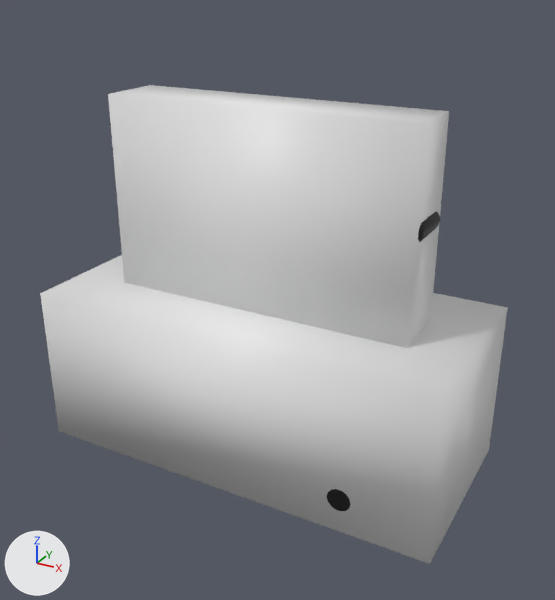
What one commit did to the glTF model assets/models/bascula.glb.
Camera for both pictures: a camera (50 mm lens) standing at (0.554, -0.98, 0.758) and looking at (0.024, -0.015, 0.276). The axes (+X, +Y, +Z) are drawn at lower left. The lights are the same throughout. The first picture is the older version. Where no turn or scale is listed for an object, it has been applied to the vertices. Vertices at exactly the same position are counted once.

In view in the first picture: 'bascula_base-colcaja', 'bascula_esfera-colcaja', 'cuerpo'.
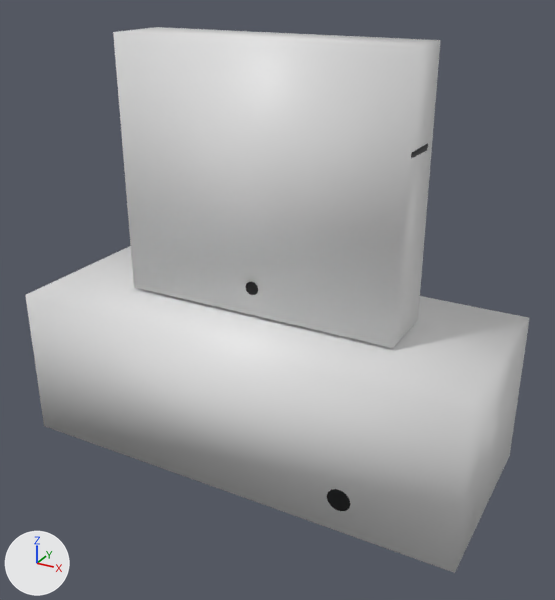
What differs and where, as boxes [x1, y1, x2, y2] in the pictures (555 x 600 px):
'bascula_base-colcaja', rescaled (8% wider)
    before: [40, 255, 508, 564]
    after: [25, 246, 530, 573]
'bascula_esfera-colcaja', moved, rescaled
    before: [108, 85, 449, 348]
    after: [113, 27, 441, 348]
'cuerpo', reshaped (mostly hidden)
    before: [327, 211, 441, 511]
    after: [327, 143, 428, 511]
'aguja', moved (not visible before)
    after: [246, 282, 258, 295]
part 3 of me_cuerpo, rebuilt (mostly hidden afterwards)
    before: [418, 211, 441, 242]
    after: [411, 143, 428, 159]

The change, as a list of edits to the scene's bpy script:
```text
Change me_bascula_base_colcaja:
    used by ob_bascula_base_colcaja; location = (0.0, 0.0, 0.0)
    remove me_bascula_base_colcaja.from_pydata(...)  # 8 vertices, 12 faces; spans x -0.34..0.34, y -0.155..0.155, z 0.0..0.265
    add me_bascula_base_colcaja.from_pydata(...)  # 8 vertices, 12 faces; spans x -0.375..0.375, y -0.155..0.155, z 0.0..0.255
    me_bascula_base_colcaja part 1: the whole mesh is scaled about the mesh origin by (1.1, 1, 0.962)
Change me_bascula_esfera_colcaja:
    used by ob_bascula_esfera_colcaja; location = (0.0, 0.0, 0.0)
    remove me_bascula_esfera_colcaja.from_pydata(...)  # 8 vertices, 12 faces; spans x -0.25..0.25, y -0.052..0.052, z 0.175..0.575
    add me_bascula_esfera_colcaja.from_pydata(...)  # 8 vertices, 12 faces; spans x -0.23..0.23, y -0.052..0.052, z 0.26..0.665
    me_bascula_esfera_colcaja part 2: the whole mesh is scaled about its middle by (0.92, 1, 1.01), then moved by (0.0, 0.0, 0.088)
Change me_cuerpo:
    used by ob_cuerpo; location = (0.0, 0.0, 0.0)
    remove me_cuerpo.from_pydata(...)  # 2036 vertices, 3648 faces; spans x -0.28..0.281, y -0.156..0.135, z 0.0..0.53
    add me_cuerpo.from_pydata(...)  # 2188 vertices, 3948 faces; spans x -0.31..0.311, y -0.156..0.135, z 0.0..0.62
    me_cuerpo part 3: the loose piece of 238 vertices spanning x -0.258..0.257, y -0.043..0.043, z 0.13..0.53 is rebuilt with 238 vertices and now spans x -0.232..0.232, y -0.043..0.043, z 0.26..0.62
    other edits to the shape of me_cuerpo do not show in these pictures
Change ob_aguja:
    ob_aguja.location: (0.0, 0.0, 0.175) -> (0.0, 0.0, 0.305)
```
